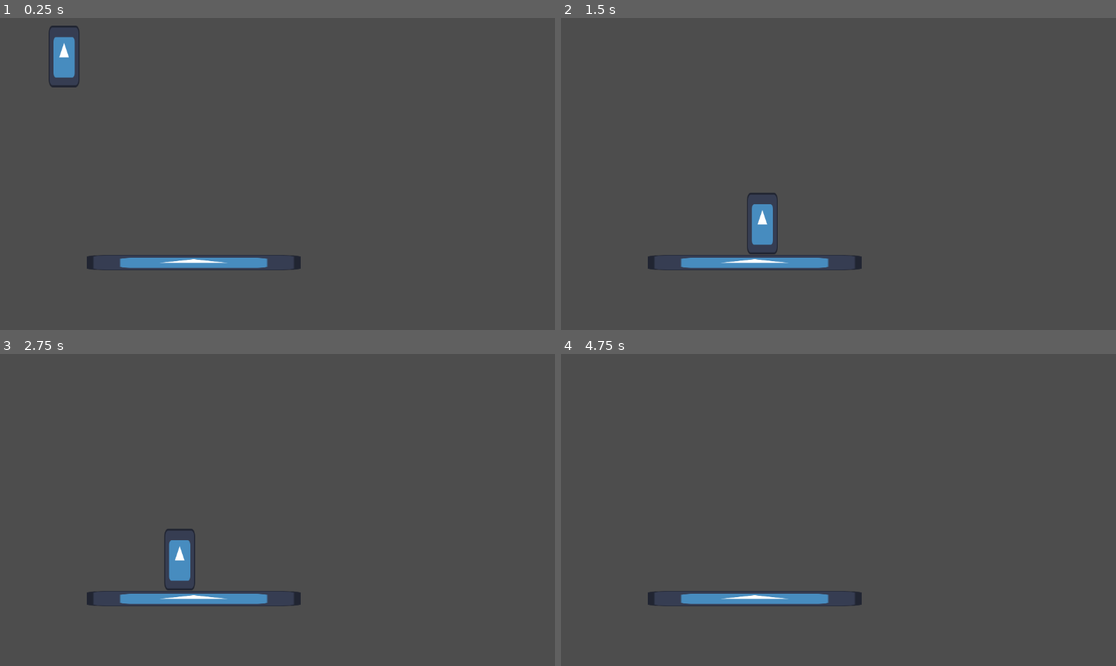
Above: before the commit, frames 1-4 (two rows, left to right).
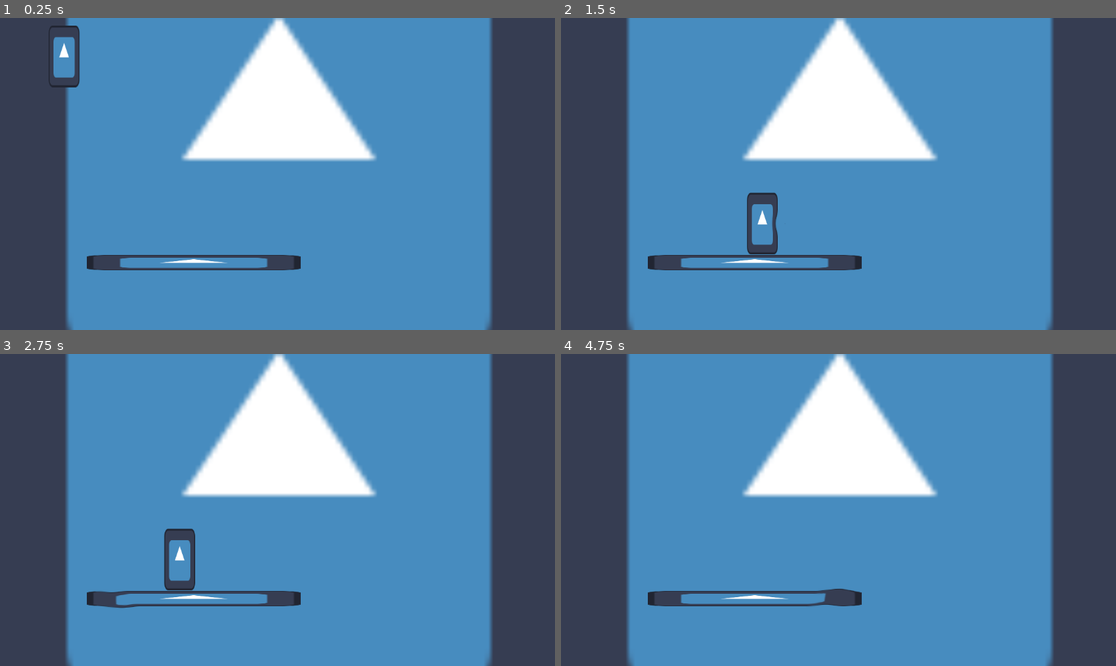
Above: after the commit, the same moments.

Repository: BeMain/metroidvania
Game: Godot game, scene res://world.tscn
Two runs of this game, one before a commit and one after it. Both use one fixed random seed, a clock stepped at 60 frames per second and the inputs below. The engine's default icon, where the game draws it, is replaced by a stand-in: a white triangle on a blue panel in a dark square.
Inputs:
- Up to frame 1 (0.25 s): no input
- Up to frame 2 (1.5 s): tap Enter (ui_accept) at 0.5, 0.6, 1.35 s; hold Right (right) from 0.53 s (still down); tap Up (jump) at 0.77 s
- Up to frame 3 (2.75 s): tap Up (jump) at 1.52 s; release Right (right) at 2.03 s; hold Left (left) from 2.03 s (still down); tap Enter (ui_accept) at 2.1 s
- Up to frame 4 (4.75 s): release Left (left) at 2.78 s; hold Right (right) 2.78-4.28 s; tap Enter (ui_accept) at 2.85, 3.6, 4.35 s; tap Up (jump) at 3.02, 3.77, 4.52 s; hold Left (left) from 4.28 s (still down)

The runs differ from the first frame. In frame 1, 75% of the frame differs, in the area x 11-89%, y 0-100%; in frame 2, 74%; in frame 3, 74%; in frame 4, 75%.

Commit message:
Create sound ripple shader

Diff:
--- a/player.gd
+++ b/player.gd
@@ -13,6 +13,8 @@
 
 	if Input.is_action_just_pressed("jump") and is_on_floor():
 		velocity.y = -JUMP_SPEED
+	if Input.is_action_just_pressed("ui_accept"):
+		SoundRipples.add_ripple(position / Vector2(get_viewport().size))
 
 	var direction = Input.get_axis("left", "right")
 	velocity.x = direction * WALK_SPEED
--- a/project.godot
+++ b/project.godot
@@ -14,6 +14,10 @@
 run/main_scene="res://world.tscn"
 config/features=PackedStringArray("4.0", "Forward Plus")
 config/icon="res://icon.svg"
+
+[autoload]
+
+SoundRipples="*res://sound_ripples.gd"
 
 [input]
 
--- /dev/null
+++ b/ripple.gdshader
@@ -0,0 +1,22 @@
+shader_type canvas_item;
+
+/// The strength of the distortion
+uniform float force;
+/// The center of the ripple
+uniform vec2 center;
+/// The size of the ripples
+uniform float size;
+/// The thickness or width of the ripple
+uniform float thickness;
+
+uniform sampler2D SCREEN_TEXTURE: hint_screen_texture, filter_linear_mipmap;
+
+void fragment() {
+	float screen_ratio = SCREEN_PIXEL_SIZE.x / SCREEN_PIXEL_SIZE.y;
+	vec2 scaled_uv = ( SCREEN_UV - vec2(0.5, 0.0) ) / vec2(screen_ratio, 1.0) + vec2(0.5, 0.0);
+	float outer_mask = 1.0 - smoothstep(size-0.1, size, length(scaled_uv - center));
+	float inner_mask = smoothstep(size-thickness-0.1, size-thickness, length(scaled_uv - center));
+	float mask = outer_mask * inner_mask;
+	vec2 displacement = normalize(scaled_uv - center) * force * mask;
+	COLOR = texture(SCREEN_TEXTURE, SCREEN_UV - displacement);
+}
--- /dev/null
+++ b/sound_ripple.tscn
@@ -0,0 +1,57 @@
+[gd_scene load_steps=5 format=3 uid="uid://b8vyos5obxrfn"]
+
+[ext_resource type="Shader" path="res://ripple.gdshader" id="1_vjk5y"]
+
+[sub_resource type="ShaderMaterial" id="ShaderMaterial_1r03o"]
+shader = ExtResource("1_vjk5y")
+shader_parameter/force = 0.035
+shader_parameter/center = Vector2(0.5, 0.5)
+shader_parameter/size = 0.0
+shader_parameter/thickness = 0.079
+
+[sub_resource type="Animation" id="Animation_ynl86"]
+resource_name = "Pulse"
+tracks/0/type = "bezier"
+tracks/0/imported = false
+tracks/0/enabled = true
+tracks/0/path = NodePath(".:material:shader_parameter/size")
+tracks/0/interp = 1
+tracks/0/loop_wrap = true
+tracks/0/keys = {
+"handle_modes": PackedInt32Array(0, 0),
+"points": PackedFloat32Array(0, -0.25, 0, 0.25, 0, 1, -0.25, 0, 0.25, 0),
+"times": PackedFloat32Array(0, 1)
+}
+tracks/1/type = "method"
+tracks/1/imported = false
+tracks/1/enabled = true
+tracks/1/path = NodePath(".")
+tracks/1/interp = 1
+tracks/1/loop_wrap = true
+tracks/1/keys = {
+"times": PackedFloat32Array(1),
+"transitions": PackedFloat32Array(1),
+"values": [{
+"args": [],
+"method": &"queue_free"
+}]
+}
+
+[sub_resource type="AnimationLibrary" id="AnimationLibrary_5i2lo"]
+_data = {
+"Pulse": SubResource("Animation_ynl86")
+}
+
+[node name="SoundRipple" type="ColorRect"]
+material = SubResource("ShaderMaterial_1r03o")
+anchors_preset = 15
+anchor_right = 1.0
+anchor_bottom = 1.0
+grow_horizontal = 2
+grow_vertical = 2
+metadata/_edit_lock_ = true
+
+[node name="AnimationPlayer" type="AnimationPlayer" parent="."]
+libraries = {
+"": SubResource("AnimationLibrary_5i2lo")
+}
--- /dev/null
+++ b/sound_ripples.gd
@@ -0,0 +1,15 @@
+extends Node
+
+const sound_ripple_canvas_path: NodePath = ^"/root/World/SoundRippleCanvas"
+const SoundRipple: Resource = preload("res://sound_ripple.tscn")
+
+@onready var sound_ripple_canvas: CanvasLayer = get_node(sound_ripple_canvas_path)
+
+
+func add_ripple(center: Vector2 = Vector2(0.5, 0.5), force: float = 0.035, thickness: float = 0.0):
+	var ripple: ColorRect = SoundRipple.instantiate()
+	ripple.material.set_shader_parameter("force", force)
+	ripple.material.set_shader_parameter("thickness", thickness)
+	ripple.material.set_shader_parameter("center", center)
+	sound_ripple_canvas.add_child(ripple)
+	ripple.get_node("AnimationPlayer").play("Pulse")
--- a/world.tscn
+++ b/world.tscn
@@ -1,12 +1,18 @@
-[gd_scene load_steps=4 format=3 uid="uid://cqwkoh2y0qgbs"]
+[gd_scene load_steps=5 format=3 uid="uid://cqwkoh2y0qgbs"]
 
 [ext_resource type="PackedScene" uid="uid://cfwoprmxipx4g" path="res://player.tscn" id="1_5qsqh"]
+[ext_resource type="Script" path="res://sound_ripples.gd" id="1_f0wf1"]
 [ext_resource type="Texture2D" uid="uid://cy32ov5kfeixm" path="res://icon.svg" id="2_fjsoq"]
 
 [sub_resource type="RectangleShape2D" id="RectangleShape2D_2t33r"]
 size = Vector2(442, 33)
 
 [node name="World" type="Node2D"]
+
+[node name="Icon" type="Sprite2D" parent="."]
+position = Vector2(579, 274)
+scale = Vector2(10, 10)
+texture = ExtResource("2_fjsoq")
 
 [node name="Player" parent="." instance=ExtResource("1_5qsqh")]
 position = Vector2(133, 47)
@@ -23,3 +29,6 @@
 scale = Vector2(3.46875, 0.25)
 texture = ExtResource("2_fjsoq")
 metadata/_edit_lock_ = true
+
+[node name="SoundRippleCanvas" type="CanvasLayer" parent="."]
+script = ExtResource("1_f0wf1")
